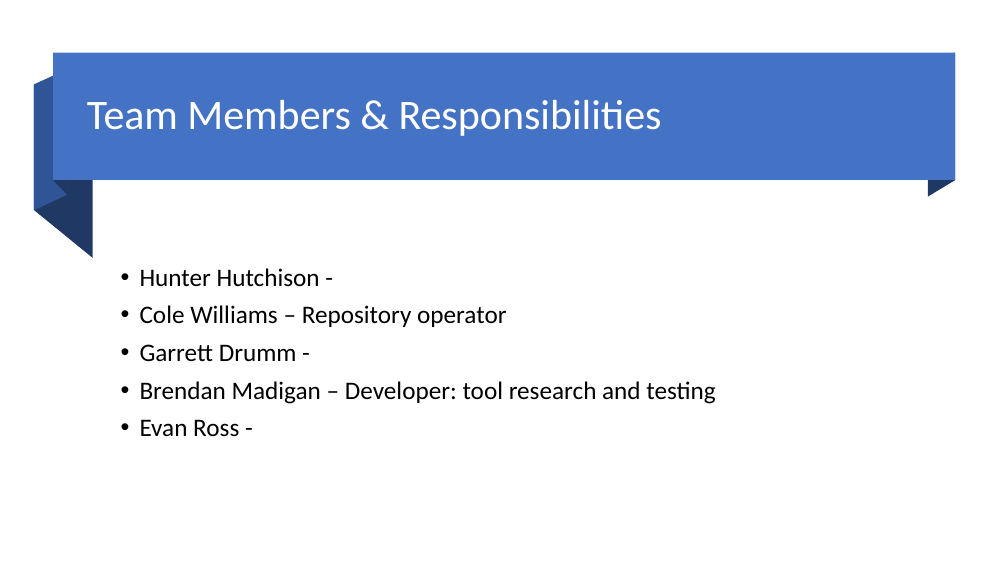
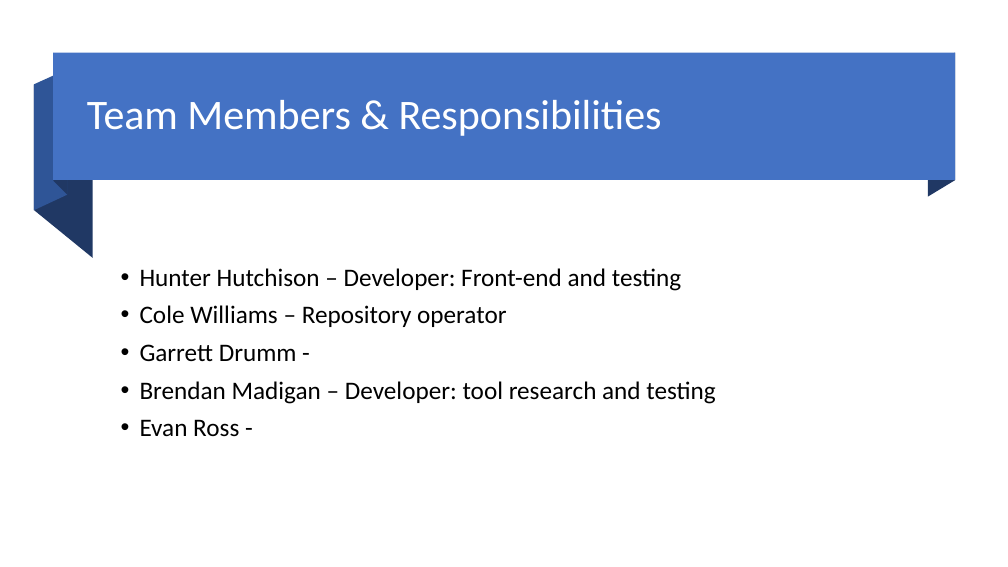
Before and after one commit to Mic-Check-2-Cruise-Control/root, a slide deck: slide 3 of Team Project Analysis-Milestone 2.pptx. Drawn at 1008x567 pixels with LibreOffice and Linux fonts; fonts in the diff are those of the drawing. Boxes give left, top, right and bottom in pixels: in the first picture for what was removed or moved away, otherwise in the second. Text is boxed around its words. In the diff, an @@ line names an element or a change of style, - is before the commit and + after.

```diff
--- a/Team Project Analysis-Milestone 2.pptx
+++ b/Team Project Analysis-Milestone 2.pptx
@@ text at [140, 268, 681, 291]: text changed @@
-• Hunter Hutchison -
+• Hunter Hutchison – Developer: Front-end and testing
```
Also in this commit, not shown: 4 other slides changed.
